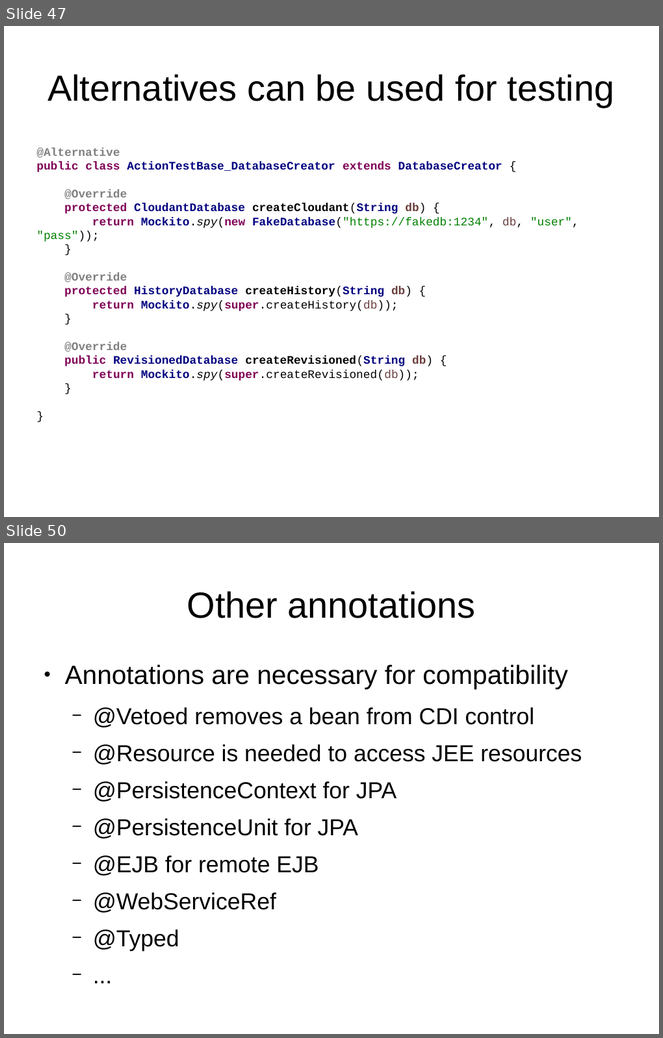
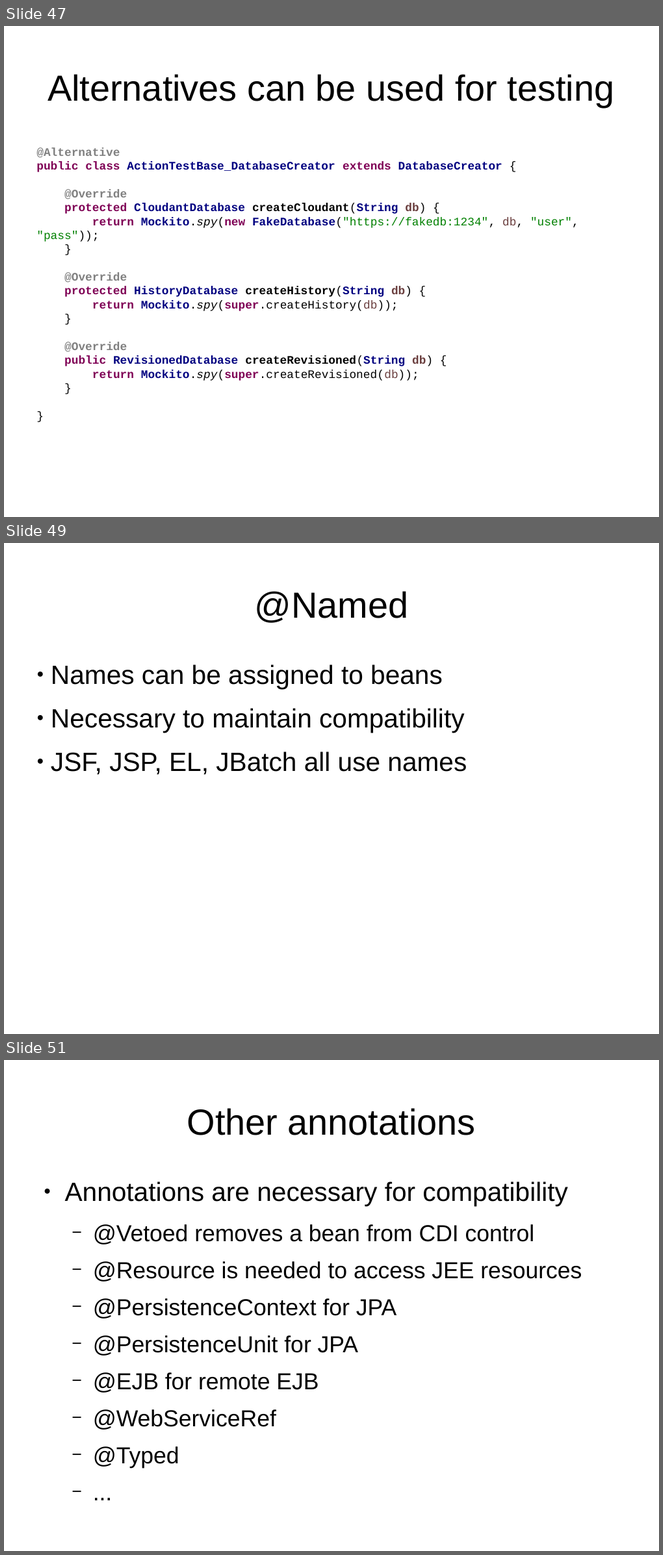
Before and after one commit to FrigoCoder/CDI, a slide deck: CDI.odp. Shown one above the other, each under a label of ours: slides 47 and 50 before the commit, slides 47, 49 and 51 after it; the slides between them are not shown. The pictures are 663x1038 and 663x1555 pixels, drawn with LibreOffice and Linux fonts; fonts in the diff are those of the drawing. Boxes give left, top, right and bottom in pixels: in the first picture for what was removed or moved away, otherwise in the second. Text is boxed around its words. In the diff, an @@ line names an element or a change of style, - is before the commit and + after.

```diff
--- a/CDI.odp
+++ b/CDI.odp
@@ slide 49 added at box(4, 543, 659, 1034), background #FFFFFF @@
@@ title added at box(254, 591, 408, 623), 44 pt, text #000000 @@
+@Named
@@ text added at box(51, 665, 467, 775), 32 pt, text #000000 @@
+● Names can be assigned to beans
+● Necessary to maintain compatibility
+● JSF, JSP, EL, JBatch all use names
@@ what was slide 50 is now slide 51 @@
```
Also in this commit, not shown: 4 slides changed, 1 other slide added, 1 other file.
